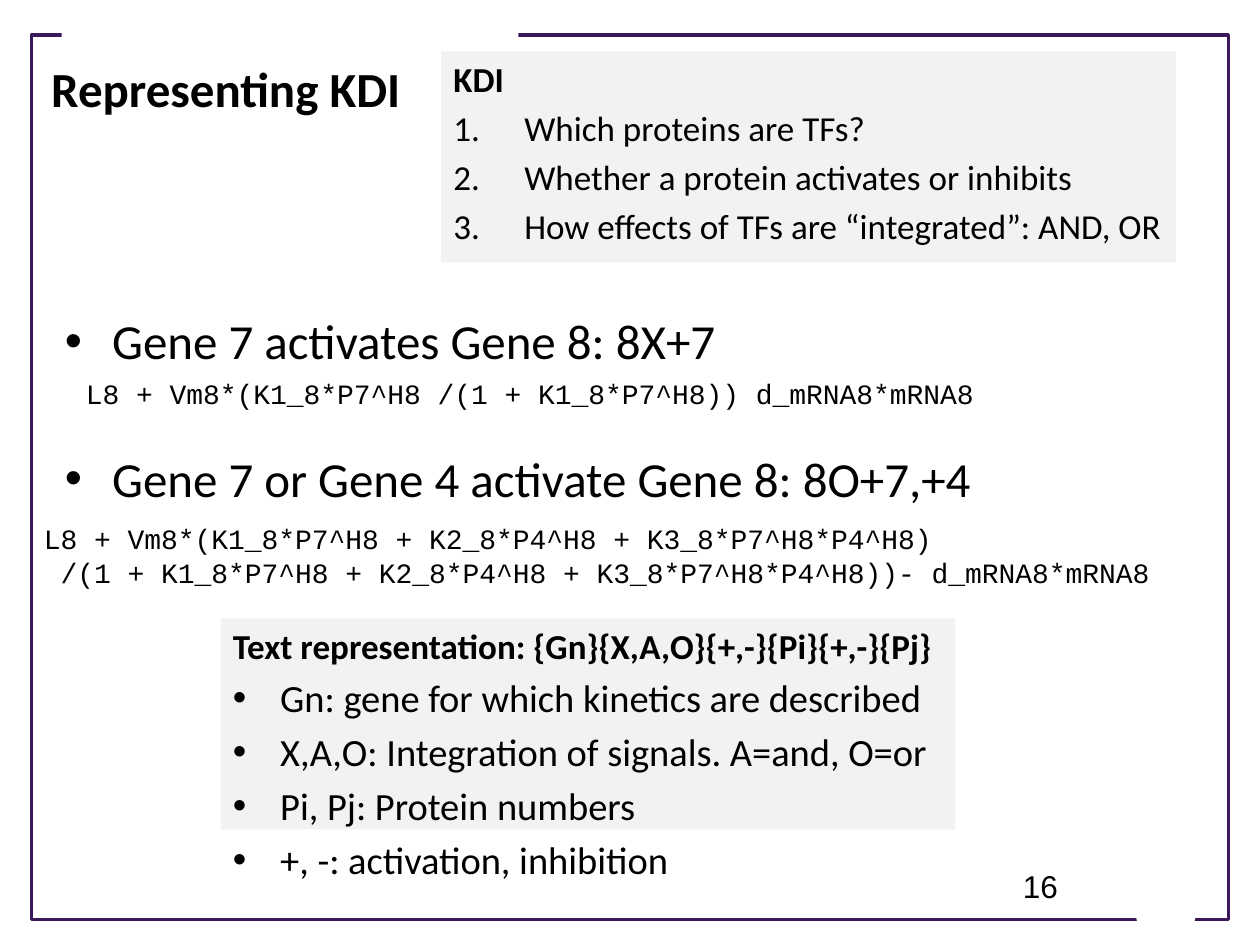
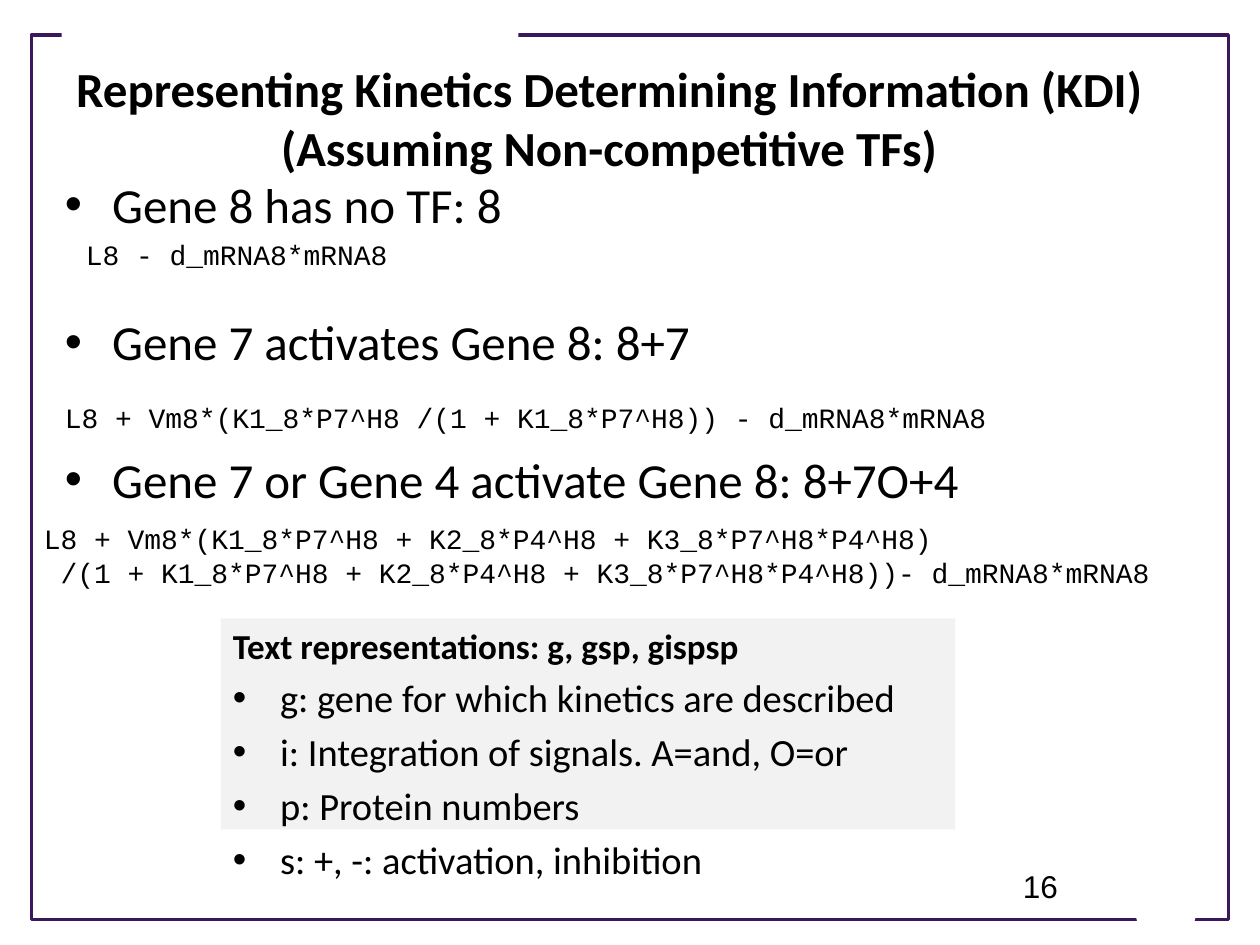
Before and after one commit to ModelEngineering/advancing-biomedical-models, a slide deck: slide 16 of lectures/lecture_17/Lecture_17_Generating_And_Using_Multiple_Models.pptx. Drawn at 1260x945 pixels with LibreOffice and Linux fonts; fonts in the diff are those of the drawing; background and template pictures are left out. Boxes give left, top, right and bottom in pixels: in the first picture for what was removed or moved away, otherwise in the second. Text is boxed around its words. In the diff, an @@ line names an element or a change of style, - is before the commit and + after.

Commit message:
Slides

```diff
--- a/lectures/lecture_17/Lecture_17_Generating_And_Using_Multiple_Models.pptx
+++ b/lectures/lecture_17/Lecture_17_Generating_And_Using_Multiple_Models.pptx
@@ rectangle removed at <box>441,52,1176,263</box> @@
-KDI
-1. Which proteins are TFs?
-2. Whether a protein activates or inhibits
-3. How effects of TFs are “integrated”: AND, OR
@@ title at <box>76,71,1142,175</box>: text changed @@
-Representing KDI
+Representing Kinetics Determining Information (KDI)
+(Assuming Non-competitive TFs)
@@ text at <box>112,189,959,499</box>: text changed @@
-• Gene 7 activates Gene 8: 8X+7
-• Gene 7 or Gene 4 activate Gene 8: 8O+7,+4
+• Gene 8 has no TF: 8
+• Gene 7 activates Gene 8: 8+7
+• Gene 7 or Gene 4 activate Gene 8: 8+7O+4
@@ text added at <box>86,245,388,268</box>, 16 pt, text #000000 @@
+L8 - d_mRNA8*mRNA8
@@ text at <box>65,408,986,434</box>: text changed @@
-L8 + Vm8*(K1_8*P7^H8 /(1 + K1_8*P7^H8)) d_mRNA8*mRNA8
+L8 + Vm8*(K1_8*P7^H8 /(1 + K1_8*P7^H8)) - d_mRNA8*mRNA8
@@ text in rectangle at <box>233,634,895,879</box>: text changed @@
-Text representation: {Gn}{X,A,O}{+,-}{Pi}{+,-}{Pj}
-• Gn: gene for which kinetics are described
-• X,A,O: Integration of signals. A=and, O=or
-• Pi, Pj: Protein numbers
-• +, -: activation, inhibition
+Text representations: g, gsp, gispsp
+• g: gene for which kinetics are described
+• i: Integration of signals. A=and, O=or
+• p: Protein numbers
+• s: +, -: activation, inhibition
```
Also in this commit, not shown: 1 other file.
